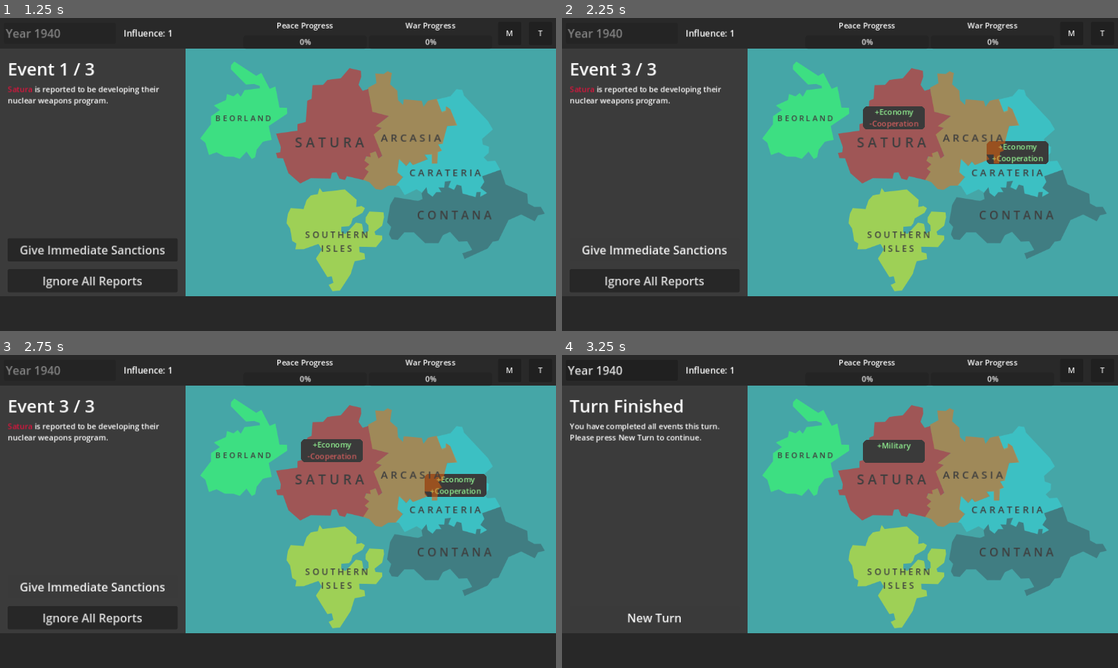
Above: before the commit, frames 1-4 (two rows, left to right).
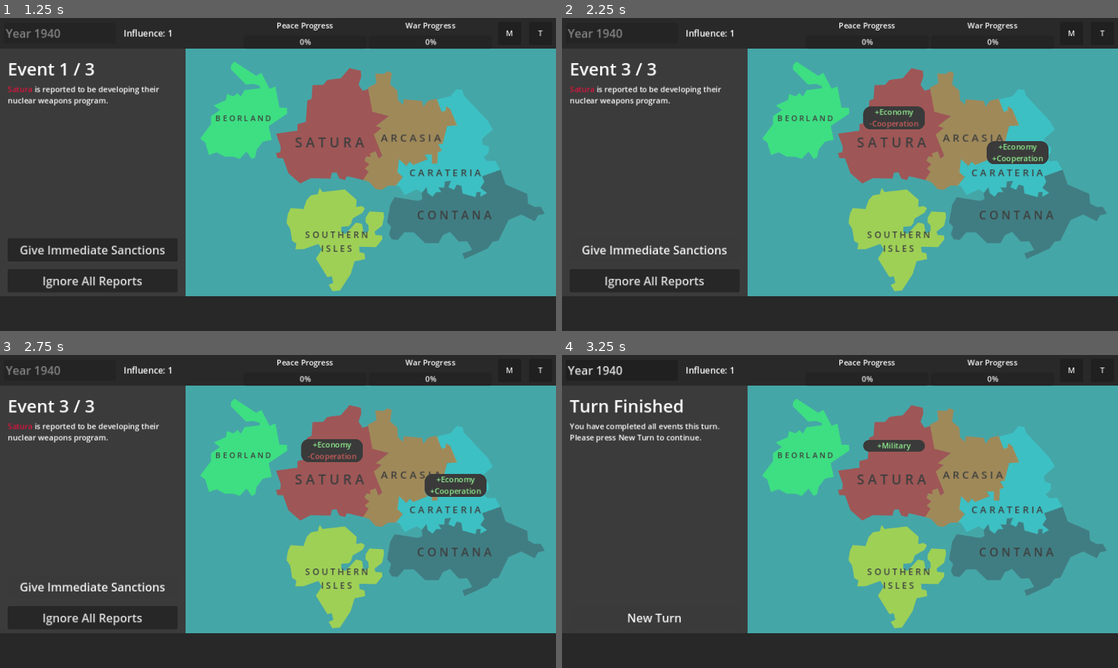
Above: after the commit, the same moments.

Repository: SaturdayMilkshake/game-jam-2
Game: Godot game, scene res://scenes/title_screen/title_screen.tscn
The game is run twice, just before and just after one commit, with the same random seed, the same clock (stepped at 60 frames per second) and the same inputs.
Inputs:
- Up to frame 1 (1.25 s): click "Play" at 0.5 s
- Up to frame 2 (2.25 s): click "Give Immediate Sanctions" at 1.25 s; click "Favor Carateria" at 2 s
- Up to frame 3 (2.75 s): no input
- Up to frame 4 (3.25 s): click "Ignore All Reports" at 2.75 s

Frame 1 is identical in both runs. In frame 2, 0.2% of the frame differs, in the area x 54-88%, y 28-47%; in frame 3, 0.2%; in frame 4, 0.4%, in the area x 54-66%, y 27-35%.

Commit message:
fix bug with status label sizing

Diff:
--- a/scenes/country/country.gd
+++ b/scenes/country/country.gd
@@ -26,6 +26,8 @@
 var nuclear_program_progress: int = 0
 
 var original_status_label_position: Vector2 = Vector2.ZERO
+
+var tween: Tween
 
 func _ready() -> void:
 	SignalHandler.connect("new_turn", Callable(self, "new_turn"))
@@ -57,6 +59,7 @@
 
 func modify_country_value(country: String, attribute: String, modifier: int) -> void:
 	if country == country_name:
+		$Status.size = $Status.get_minimum_size()
 		match attribute:
 			"Economy":
 				economy.modify_economy(modifier)
@@ -65,6 +68,7 @@
 				elif modifier < 0:
 					$Status.text += "[center][color=indianred]-"
 				$Status.text += "Economy"
+				$Status.text += "\n"
 			"Stability":
 				stability.modify_stability(modifier)
 				if modifier > 0:
@@ -72,6 +76,7 @@
 				elif modifier < 0:
 					$Status.text += "[center][color=indianred]-"
 				$Status.text += "Stability"
+				$Status.text += "\n"
 			"Military":
 				military.modify_military(modifier)
 				if modifier > 0:
@@ -79,6 +84,7 @@
 				elif modifier < 0:
 					$Status.text += "[center][color=indianred]-"
 				$Status.text += "Military"
+				$Status.text += "\n"
 			"Cooperation":
 				cooperation.modify_cooperation(modifier)
 				if modifier > 0:
@@ -86,15 +92,15 @@
 				elif modifier < 0:
 					$Status.text += "[center][color=indianred]-"
 				$Status.text += "Cooperation"
+				$Status.text += "\n"
 			"Population":
 				population += modifier
 				$Status.text += "Population"
+				$Status.text += "\n"
 			"NuclearProgress":
 				nuclear_program_progression_active = true
 			"Peace":
 				pass
-		$Status.text += "\n"
-		$Status.text = $Status.text.strip_edges()
 		if $Status.text != "":
 			move_status_label()
 	elif country == "ALL":
@@ -111,10 +117,18 @@
 	self.modulate = Color(1.0, 1.0, 1.0, 1.0)
 
 func move_status_label() -> void:
-	var tween = create_tween()
-	$Status.visible = true
-	tween.tween_property($Status, "position", $Status.position + Vector2(0, -10), 0.7).set_trans(Tween.TRANS_CIRC)
-	tween.tween_callback(reset_status_label_position)
+	if tween:
+		if tween.is_running():
+			tween.kill()
+		tween = create_tween()
+		$Status.visible = true
+		tween.tween_property($Status, "position", $Status.position + Vector2(0, -10), 0.7).set_trans(Tween.TRANS_CIRC)
+		tween.tween_callback(reset_status_label_position)
+	else:
+		tween = create_tween()
+		$Status.visible = true
+		tween.tween_property($Status, "position", $Status.position + Vector2(0, -10), 0.7).set_trans(Tween.TRANS_CIRC)
+		tween.tween_callback(reset_status_label_position)
 
 func reset_status_label_position() -> void:
 	$Status.visible = false
--- a/scenes/country/country.tscn
+++ b/scenes/country/country.tscn
@@ -8,14 +8,11 @@
 
 [sub_resource type="StyleBoxFlat" id="StyleBoxFlat_c7vw4"]
 bg_color = Color(0.226707, 0.226708, 0.226707, 1)
+border_blend = true
 corner_radius_top_left = 16
 corner_radius_top_right = 16
 corner_radius_bottom_right = 16
 corner_radius_bottom_left = 16
-expand_margin_left = 2.0
-expand_margin_top = 2.0
-expand_margin_right = 2.0
-expand_margin_bottom = 2.0
 
 [node name="Country" type="Node2D"]
 script = ExtResource("1_e8aaw")
@@ -41,7 +38,10 @@
 vertical_alignment = 1
 
 [node name="Status" type="RichTextLabel" parent="."]
-offset_right = 192.0
+z_index = 1
+custom_minimum_size = Vector2(128, 24)
+offset_right = 128.0
+offset_bottom = 24.0
 mouse_filter = 2
 theme_override_styles/normal = SubResource("StyleBoxFlat_c7vw4")
 bbcode_enabled = true
